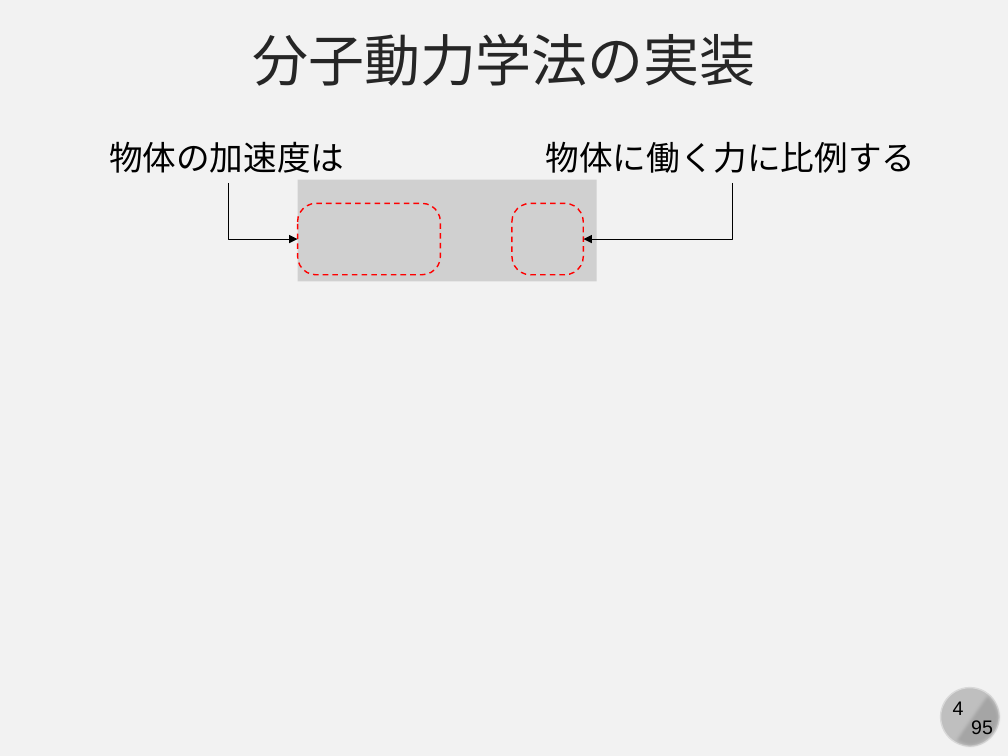
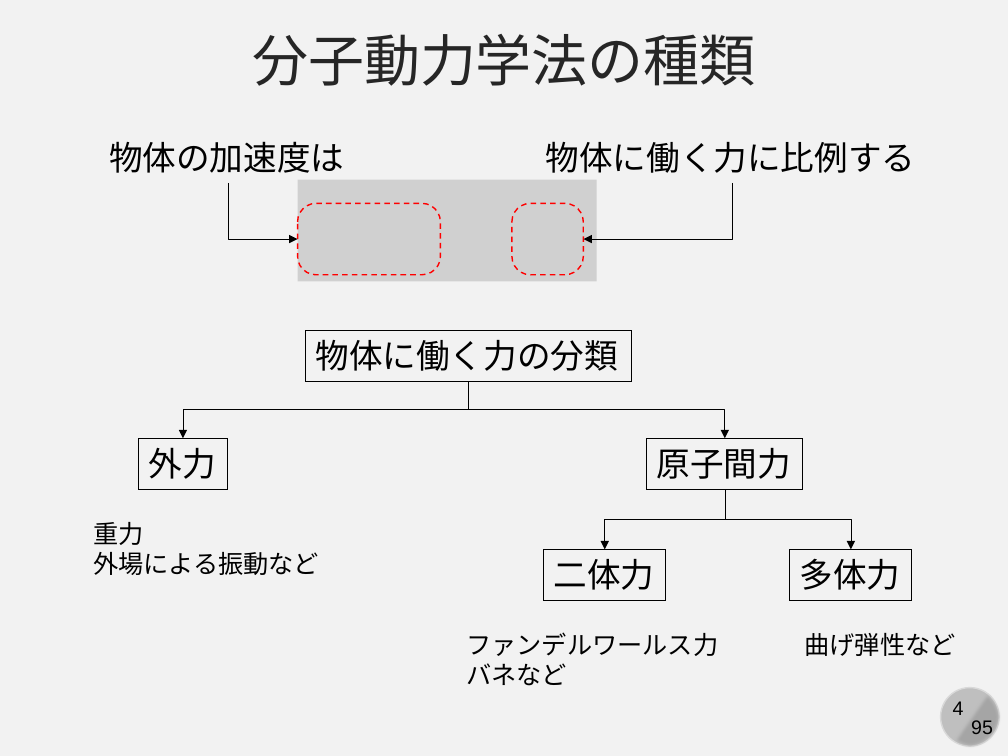
Before and after one commit to kaityo256/simulation_engineering, a slide deck: slide 4 of 07_md_implementation/simulation07.pptx. Drawn at 1008x756 pixels with LibreOffice and Linux fonts; fonts in the diff are those of the drawing; grey boxes stand for pictures. Boxes give left, top, right and bottom in pixels: in the first picture for what was removed or moved away, otherwise in the second. Text is boxed around its words. In the diff, an @@ line names an element or a change of style, - is before the commit and + after.

Commit message:
10 slides

```diff
--- a/07_md_implementation/simulation07.pptx
+++ b/07_md_implementation/simulation07.pptx
@@ text at bbox=[252, 34, 756, 86]: text changed @@
-分子動力学法の実装
+分子動力学法の種類
@@ rectangle added at bbox=[305, 331, 631, 381], outline #000000 0.75 pt, 24 pt, text #000000 @@
+物体に働く力の分類
@@ elbow arrow added from (469, 381) to (183, 438), #000000 0.5 pt @@
@@ elbow arrow added from (469, 381) to (725, 438), #000000 0.5 pt @@
@@ rectangle added at bbox=[139, 438, 228, 489], outline #000000 0.75 pt, 24 pt, text #000000 @@
+外力
@@ rectangle added at bbox=[647, 438, 803, 489], outline #000000 0.75 pt, 24 pt, text #000000 @@
+原子間力
@@ elbow arrow added from (725, 489) to (605, 549), #000000 0.5 pt @@
@@ elbow arrow added from (725, 489) to (851, 549), #000000 0.5 pt @@
@@ text added at bbox=[93, 522, 319, 575], 18 pt, text #000000 @@
+重力
+外場による振動など
@@ rectangle added at bbox=[543, 549, 665, 600], outline #000000 0.75 pt, 24 pt, text #000000 @@
+二体力
@@ rectangle added at bbox=[789, 549, 911, 600], outline #000000 0.75 pt, 24 pt, text #000000 @@
+多体力
@@ text added at bbox=[466, 632, 718, 686], 18 pt, text #000000 @@
+ファンデルワールス力
+バネなど
@@ text added at bbox=[804, 632, 955, 656], 18 pt, text #000000 @@
+曲げ弾性など
```
Also in this commit, not shown: 1 other slide changed, 6 slides added, 1 slide removed.
